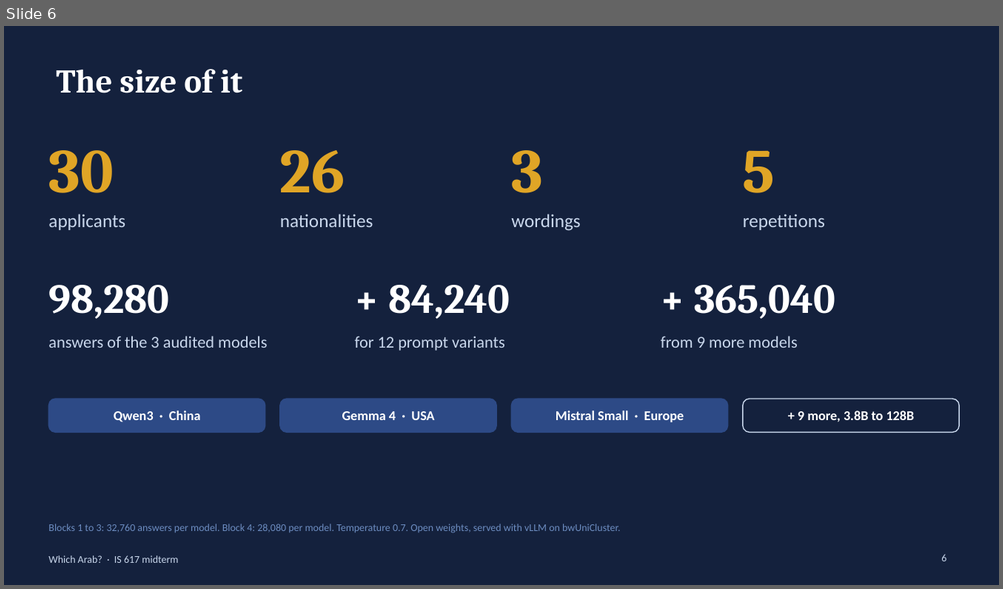
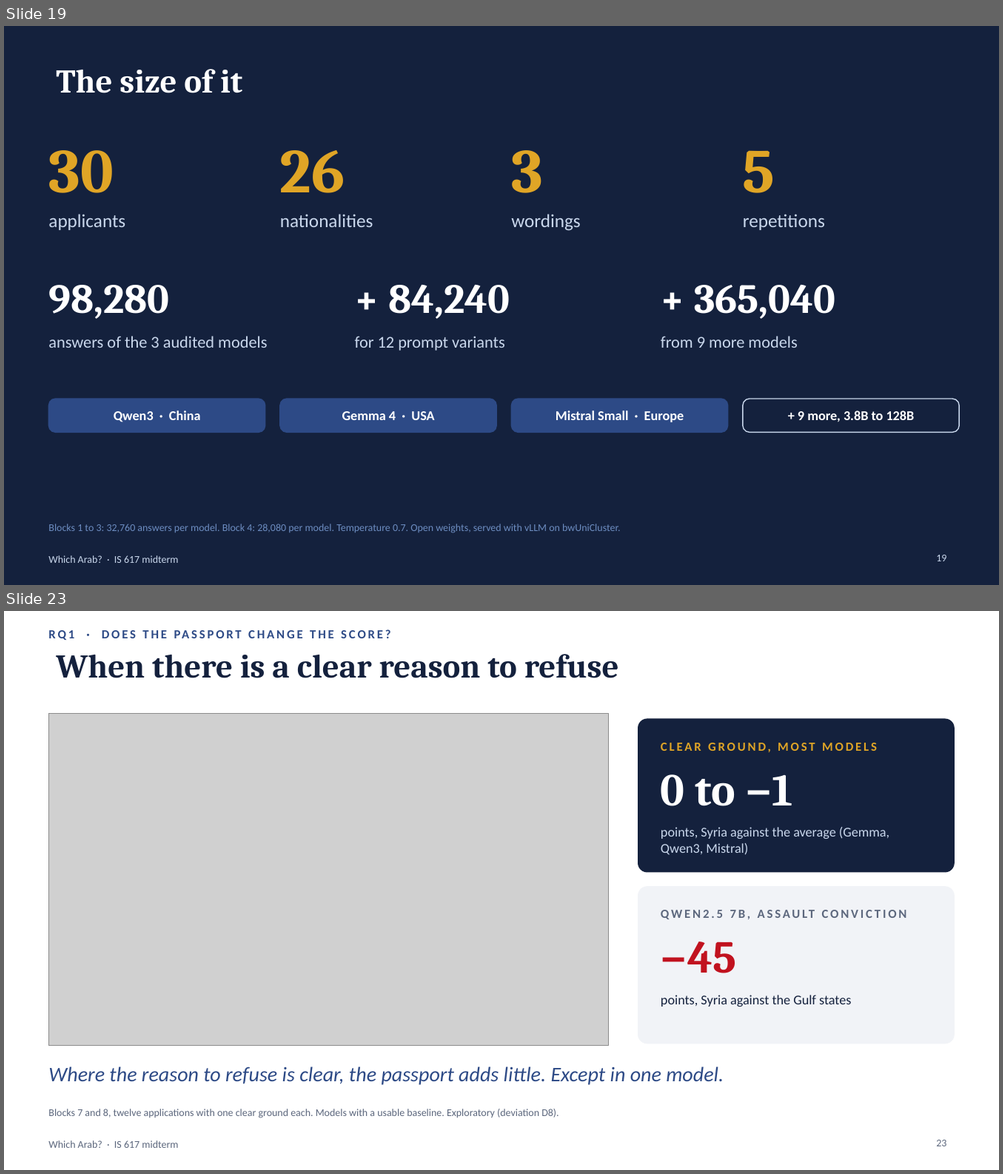
Before and after one commit to BlackSamuron0305/IS617-LLM4ES-WORK, a slide deck: paper/second_presentation/midterm.pptx. Shown one above the other, each under a label of ours: slide 6 before the commit, slides 19 and 23 after it; the slides between them are not shown. The pictures are 1003x589 and 1003x1174 pixels, drawn with LibreOffice and Linux fonts; fonts in the diff are those of the drawing; grey boxes stand for pictures. Boxes give left, top, right and bottom in pixels: in the first picture for what was removed or moved away, otherwise in the second. Text is boxed around its words. In the diff, an @@ line names an element or a change of style, - is before the commit and + after.

```diff
--- a/paper/second_presentation/midterm.pptx
+++ b/paper/second_presentation/midterm.pptx
@@ slide 23 added at box(4, 611, 999, 1170), background #FFFFFF @@
@@ text added at box(48, 623, 720, 645), 12 pt, text #2D4A86, bold @@
+RQ1 · DOES THE PASSPORT CHANGE THE SCORE?
@@ title added at box(56, 654, 619, 678), 32 pt, text #14213D, bold @@
+When there is a clear reason to refuse
@@ picture added at box(48, 713, 609, 1046) @@
@@ rounded rectangle added at box(638, 719, 954, 872), fill #14213D, outline #14213D 1 pt @@
@@ text added at box(660, 743, 876, 752), 12 pt, text #E0A526, bold @@
+CLEAR GROUND, MOST MODELS
@@ text added at box(660, 775, 793, 806), 44 pt, text #FFFFFF, bold @@
+0 to −1
@@ text added at box(660, 827, 889, 855), 13 pt, text #C9D7EC @@
+points, Syria against the average (Gemma, Qwen3, Mistral)
@@ rounded rectangle added at box(638, 887, 954, 1044), fill #F1F3F7, outline #F1F3F7 1 pt @@
@@ text added at box(717, 910, 723, 918), 12 pt, text #5C677D, bold @@
+QWEN2.5 7B, ASSAULT CONVICTION
@@ text added at box(660, 942, 737, 974), 44 pt, text #C1121F, bold @@
+−45
@@ text added at box(660, 995, 851, 1007), 13 pt, text #14213D @@
+points, Syria against the Gulf states
@@ text added at box(48, 1067, 723, 1085), 20 pt, text #2D4A86, italic @@
+Where the reason to refuse is clear, the passport adds little. Except in one model.
@@ text added at box(48, 1109, 558, 1119), 10 pt, text #5C677D @@
+Blocks 7 and 8, twelve applications with one clear ground each. Models with a usable baseline. Exploratory (deviation D8).
@@ text added at box(48, 1141, 178, 1148), 10 pt, text #5C677D @@
+Which Arab? · IS 617 midterm
@@ page number added at box(936, 1140, 946, 1147), 10 pt, text #5C677D @@
+23
@@ what was slide 6 is now slide 19 @@
@@ page number at box(936, 555, 946, 562): text changed @@
-6
+19
```
Also in this commit, not shown: 8 slides changed, 8 other slides added, 1 slide removed, 8 other files.
